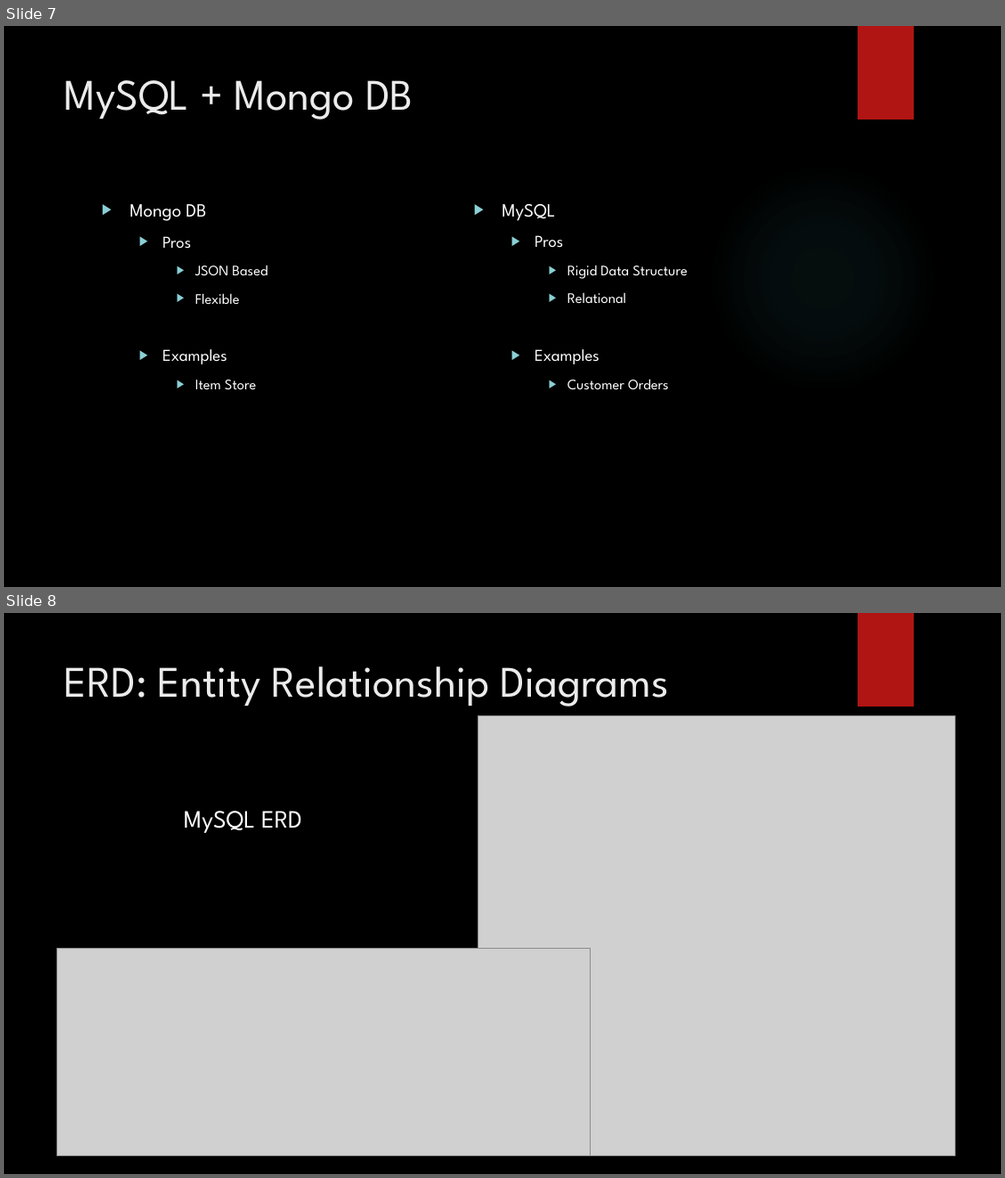
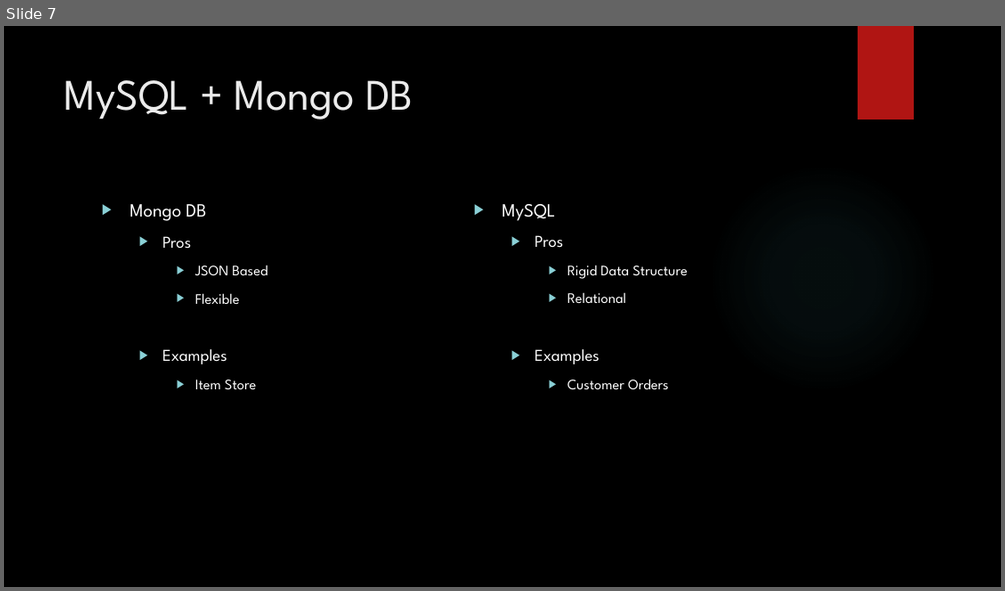
Before and after one commit to DaveWoodie/SpringWater, a slide deck: Project Springwater.pptx. Shown one above the other, each under a label of ours: slides 7 and 8 before the commit, slide 7 after it. The pictures are 1005x1178 and 1005x591 pixels, drawn with LibreOffice and Linux fonts; fonts in the diff are those of the drawing; grey boxes stand for pictures; background and template pictures are left out. Boxes give left, top, right and bottom in pixels: in the first picture for what was removed or moved away, otherwise in the second. Text is boxed around its words. In the diff, an @@ line names an element or a change of style, - is before the commit and + after.

Commit message:
Presentation

```diff
--- a/Project Springwater.pptx
+++ b/Project Springwater.pptx
@@ slide 8 removed at [4, 613, 1001, 1174], background picture (left out); not listed: 1 template element that a slide beside it also shows @@
@@ title removed at [65, 666, 668, 706] @@
-ERD: Entity Relationship Diagrams
@@ picture removed at [478, 716, 955, 1156] @@
@@ text removed at [184, 811, 302, 833] @@
-MySQL ERD
@@ picture removed at [57, 948, 591, 1155] @@
```
Also in this commit, not shown: 1 slide changed, 9 other files.
